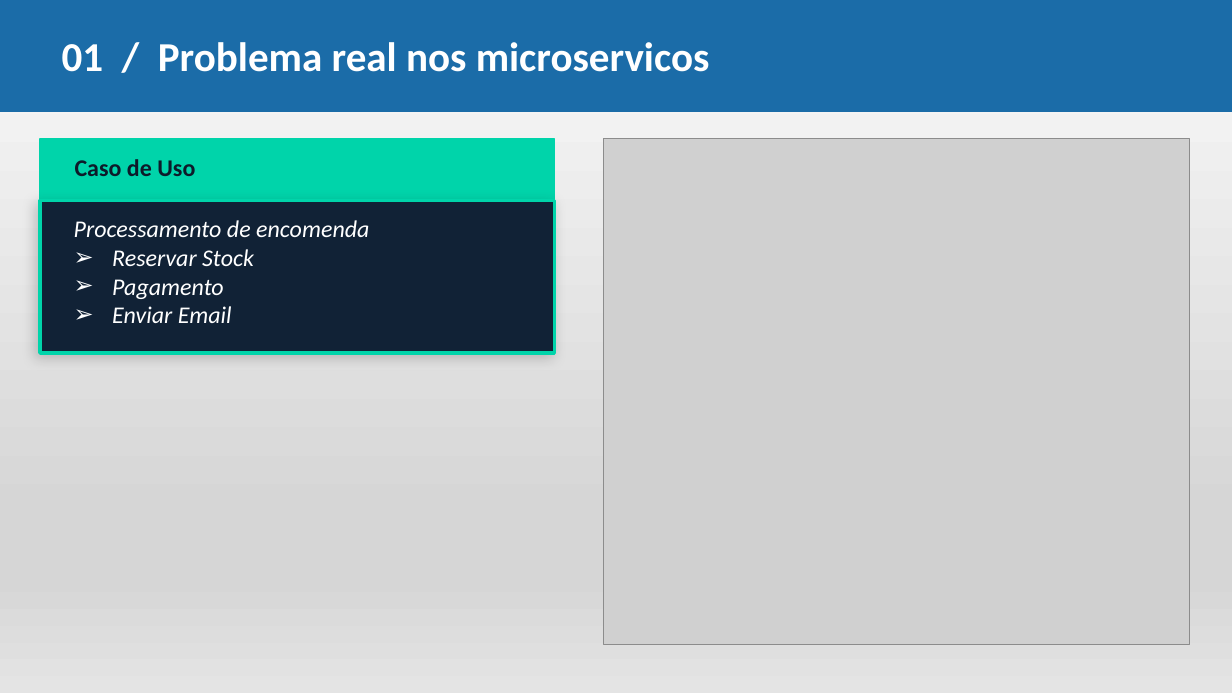
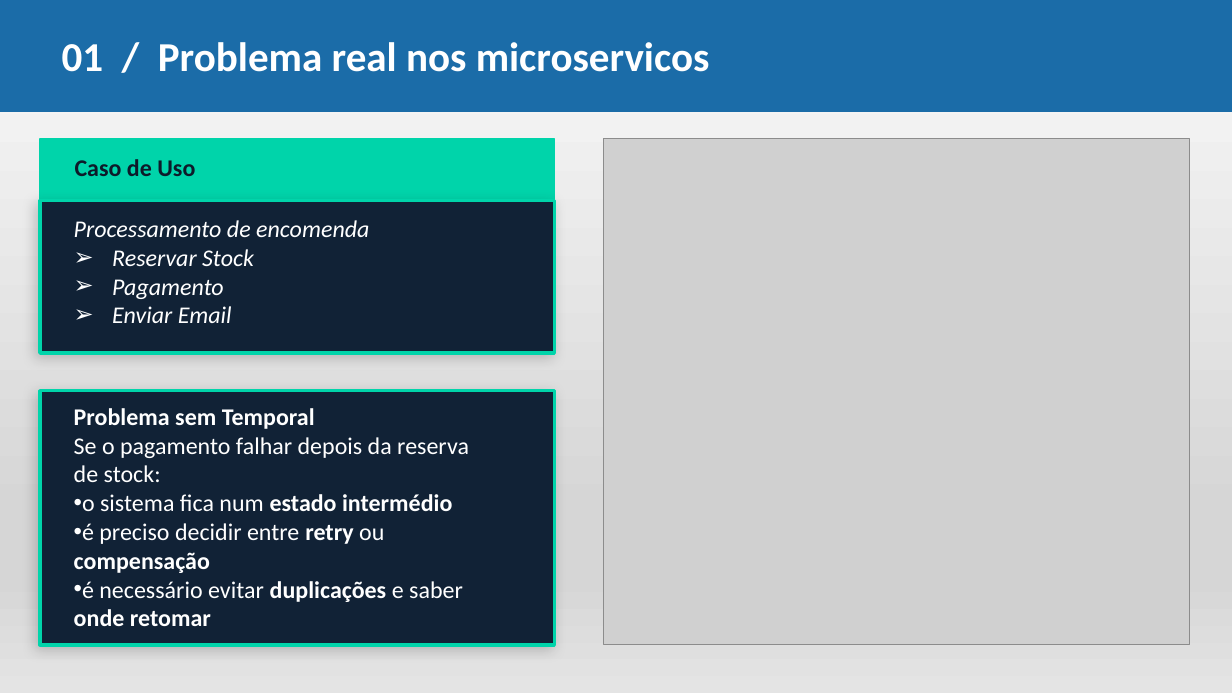
Before and after one commit to pedro-bvf/Temporal-IO, a slide deck: slide 3 of Temporal_IO_pt.pptx. Drawn at 1232x693 pixels with LibreOffice and Linux fonts; fonts in the diff are those of the drawing; grey boxes stand for pictures. Boxes give left, top, right and bottom in pixels: in the first picture for what was removed or moved away, otherwise in the second. Text is boxed around its words. In the diff, an @@ line names an element or a change of style, - is before the commit and + after.

```diff
--- a/Temporal_IO_pt.pptx
+++ b/Temporal_IO_pt.pptx
@@ rectangle added at <box>39,391,554,644</box>, fill #112236, outline #00D4AA 2 pt @@
@@ text added at <box>74,408,469,626</box>, 14 pt, text #FFFFFF @@
+Problema sem Temporal
+Se o pagamento falhar depois da reserva de stock:
+• o sistema fica num estado intermédio
+• é preciso decidir entre retry ou compensação
+• é necessário evitar duplicações e saber onde retomar
```
Also in this commit, not shown: 1 slide added, 1 other file.
